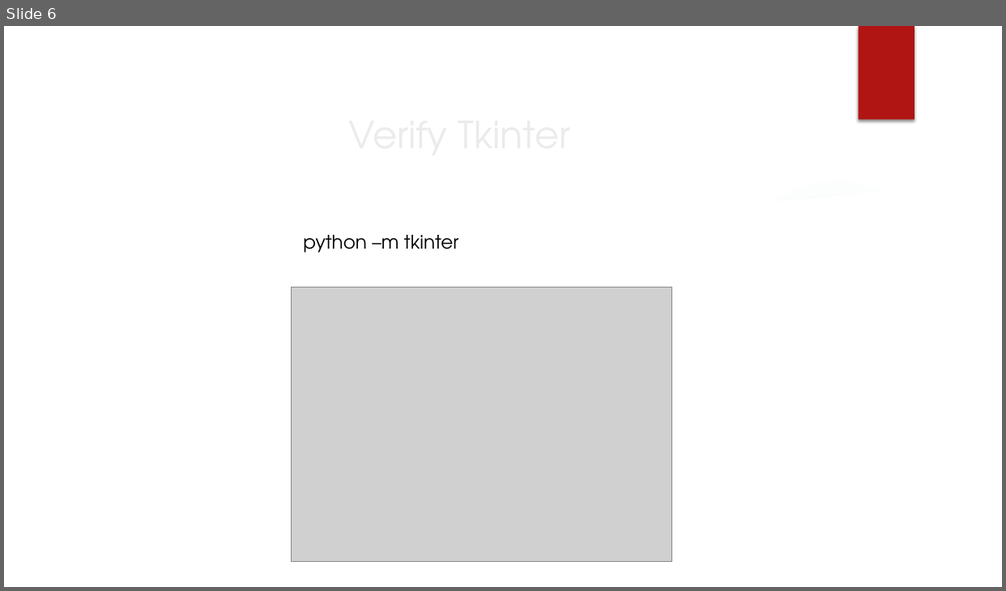
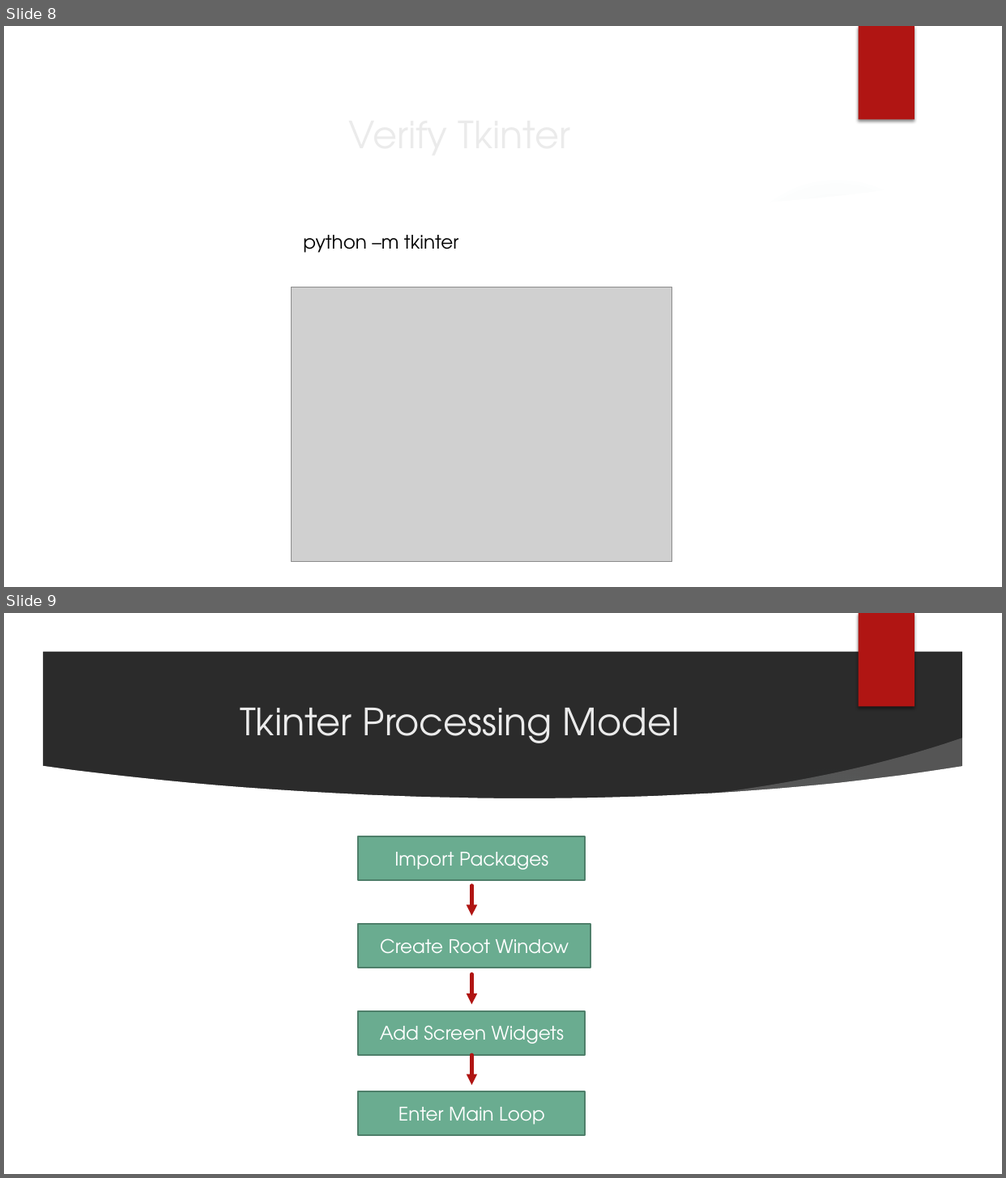
Before and after one commit to scottbing/SB_5410_Midterm_Challenge, a slide deck: TKinter.pptx. Shown one above the other, each under a label of ours: slide 6 before the commit, slides 8 and 9 after it. The pictures are 1006x591 and 1006x1178 pixels, drawn with LibreOffice and Linux fonts; fonts in the diff are those of the drawing; grey boxes stand for pictures; background and template pictures are left out; a plain dark background stands for a picture behind light text. Boxes give left, top, right and bottom in pixels: in the first picture for what was removed or moved away, otherwise in the second. Text is boxed around its words. In the diff, an @@ line names an element or a change of style, - is before the commit and + after.

```diff
--- a/TKinter.pptx
+++ b/TKinter.pptx
@@ slide 9 added at (x1=4, y1=613, x2=1002, y2=1174), background picture (left out); not listed: 7 template elements that a slide beside it also shows @@
@@ title added at (x1=240, y1=708, x2=680, y2=743), 36 pt, text #EBEBEB @@
+Tkinter Processing Model
@@ rectangle added at (x1=358, y1=837, x2=585, y2=880), fill #6AAC90, outline #4E7F6B 1.5 pt, 18 pt, text #FFFFFF @@
+Import Packages
@@ arrow added from (472, 885) to (472, 916), #B01513 3.5 pt @@
@@ rectangle added at (x1=358, y1=924, x2=590, y2=968), fill #6AAC90, outline #4E7F6B 1.5 pt, 18 pt, text #FFFFFF @@
+Create Root Window
@@ arrow added from (472, 974) to (472, 1004), #B01513 3.5 pt @@
@@ rectangle added at (x1=358, y1=1012, x2=585, y2=1054), fill #6AAC90, outline #4E7F6B 1.5 pt, 18 pt, text #FFFFFF @@
+Add Screen Widgets
@@ arrow added from (472, 1055) to (472, 1085), #B01513 3.5 pt @@
@@ rectangle added at (x1=358, y1=1093, x2=585, y2=1135), fill #6AAC90, outline #4E7F6B 1.5 pt, 18 pt, text #FFFFFF @@
+Enter Main Loop
@@ what was slide 6 is now slide 8 @@
```
Also in this commit, not shown: 5 slides changed, 8 other slides added.
